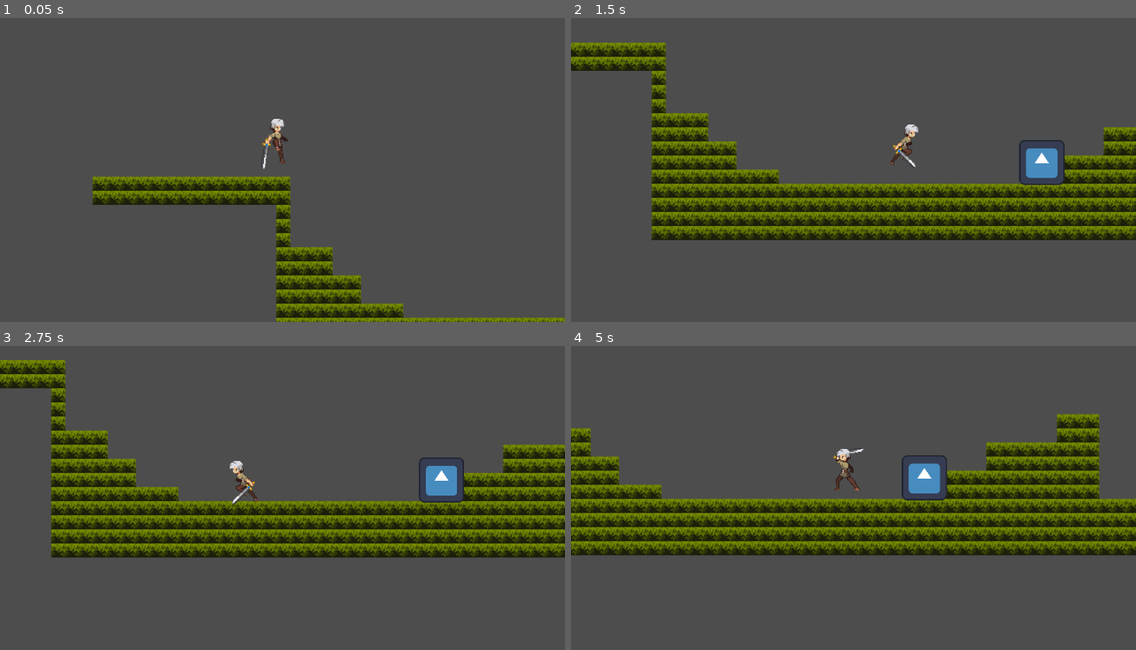
Above: before the commit, frames 1-4 (two rows, left to right).
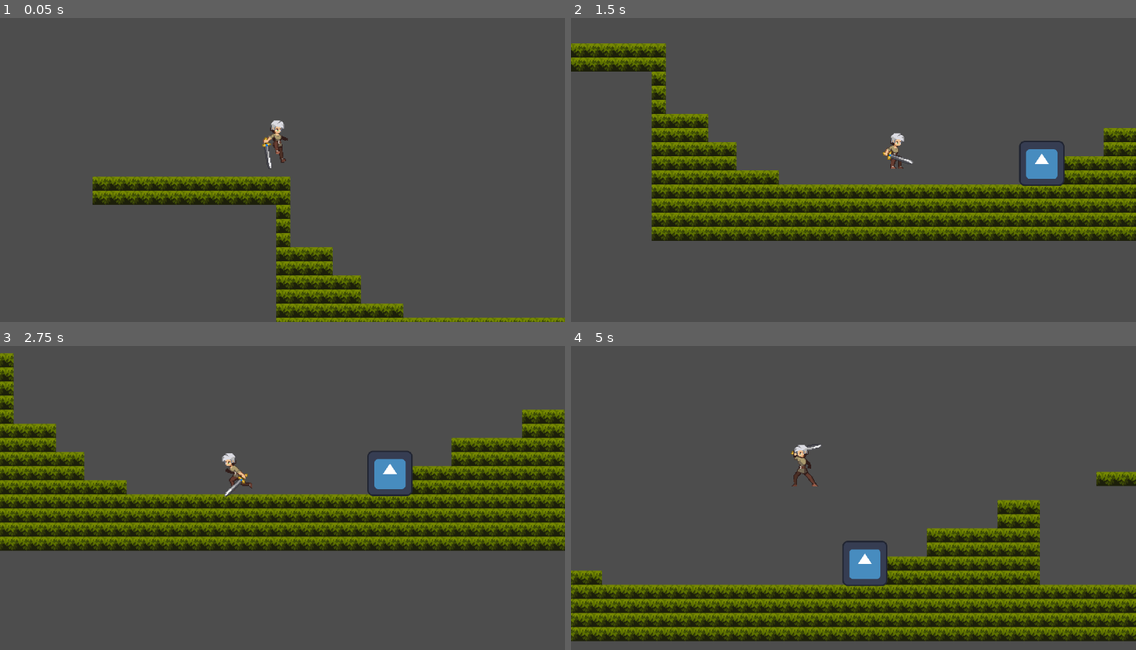
Above: after the commit, the same moments.

Repository: VescienBlake/test-project-001
Game: Godot game, scene res://scene/level.tscn
Same seed, same stepped clock (60 frames per second), same inputs: the game is played once before the commit and once after it. The engine's default icon, where the game draws it, is replaced by a stand-in: a white triangle on a blue panel in a dark square.
Inputs (mouse positions are in pixels of both pictures, inside the frame that each line leads up to):
- Up to frame 1 (0.05 s): no input
- Up to frame 2 (1.5 s): tap Enter at 0.5 s; move the mouse to (977, 148) at 0.52 s; hold Space (jump) 0.53-1.28 s; hold D (move_right) from 0.53 s (still down); click (977, 148) at 0.6 s; move the mouse to (740, 179) at 1.27 s; tap Space (jump) at 1.35 s
- Up to frame 3 (2.75 s): tap Space (jump) at 1.52, 1.82 s; click (169, 507) at 1.55 s; move the mouse to (339, 422) at 2.02 s; release D (move_right) at 2.03 s; hold A (move_left) from 2.03 s (still down); hold Space (jump) from 2.03 s (still down); click (339, 422) at 2.1 s
- Up to frame 4 (5 s): move the mouse to (825, 555) at 2.77 s; release A (move_left) at 2.78 s; release Space (jump) at 2.78 s; hold D (move_right) 2.78-4.28 s; tap Ctrl (dash) at 2.85 s; tap Space (jump) at 3.02, 3.32, 4.52, 4.82 s; click (825, 555) at 3.05 s; move the mouse to (1023, 537) at 3.52 s; hold Space (jump) 3.53-4.28 s; tap F (interact) at 3.6 s; move the mouse to (684, 443) at 4.27 s; hold A (move_left) from 4.28 s (still down); tap Enter at 4.35 s; click (684, 443) at 4.55 s

The runs differ from the first frame. In frame 1, 0.2% of the frame differs, in the area x 46-51%, y 33-50%; in frame 2, 5.8%; in frame 3, 31%; in frame 4, 48%, in the area x 0-100%, y 22-98%.

Commit message:
Jump, attack and animations tweak

Diff:
--- a/player/player.tscn
+++ b/player/player.tscn
@@ -84,10 +84,6 @@
 atlas = ExtResource("3_8t03j")
 region = Rect2(560, 0, 80, 64)
 
-[sub_resource type="AtlasTexture" id="AtlasTexture_pnw6m"]
-atlas = ExtResource("2_g1dw6")
-region = Rect2(384, 0, 64, 64)
-
 [sub_resource type="AtlasTexture" id="AtlasTexture_1so5t"]
 atlas = ExtResource("2_g1dw6")
 region = Rect2(448, 0, 64, 64)
@@ -111,14 +107,6 @@
 [sub_resource type="AtlasTexture" id="AtlasTexture_fjxoa"]
 atlas = ExtResource("2_g1dw6")
 region = Rect2(768, 0, 64, 64)
-
-[sub_resource type="AtlasTexture" id="AtlasTexture_gswnw"]
-atlas = ExtResource("2_g1dw6")
-region = Rect2(832, 0, 64, 64)
-
-[sub_resource type="AtlasTexture" id="AtlasTexture_xcnuv"]
-atlas = ExtResource("2_g1dw6")
-region = Rect2(896, 0, 64, 64)
 
 [sub_resource type="AtlasTexture" id="AtlasTexture_rkbax"]
 atlas = ExtResource("1_oul6g")
@@ -303,9 +291,6 @@
 }, {
 "frames": [{
 "duration": 1.0,
-"texture": SubResource("AtlasTexture_pnw6m")
-}, {
-"duration": 1.0,
 "texture": SubResource("AtlasTexture_1so5t")
 }, {
 "duration": 1.0,
@@ -322,12 +307,6 @@
 }, {
 "duration": 1.0,
 "texture": SubResource("AtlasTexture_fjxoa")
-}, {
-"duration": 1.0,
-"texture": SubResource("AtlasTexture_gswnw")
-}, {
-"duration": 1.0,
-"texture": SubResource("AtlasTexture_xcnuv")
 }],
 "loop": false,
 "name": &"fall",
@@ -593,7 +572,7 @@
 &"": SubResource("AnimationLibrary_tqiix")
 }
 
-[node name="CollisionShape2D" type="CollisionShape2D" parent="."]
+[node name="Hurtbox" type="CollisionShape2D" parent="."]
 position = Vector2(0, -23)
 scale = Vector2(0.759999, 2.28)
 shape = SubResource("RectangleShape2D_yllr7")
@@ -623,6 +602,7 @@
 script = ExtResource("9_hg6s5")
 character_body_2d = NodePath("../..")
 animated_sprite_2d = NodePath("../../AnimatedSprite2D")
+decelerate_on_release = 0.9
 
 [node name="Dash" type="Node" parent="StateMachine" node_paths=PackedStringArray("character_body_2d", "animated_sprite_2d")]
 script = ExtResource("11_yllr7")
--- a/player/scripts/attack_2.gd
+++ b/player/scripts/attack_2.gd
@@ -10,11 +10,19 @@
 
 
 func _on_physics_process(_delta : float) -> void:
-	pass
+	GameInputEvents.apply_gravity(character_body_2d, _delta)
+
+	if not GameInputEvents.movement_input():
+		character_body_2d.velocity.x = 0
+
+	character_body_2d.move_and_slide()
 
 
 func _on_next_transitions() -> void:
-	if character_body_2d.is_on_floor() and attacking_2 == false:
+	if GameInputEvents.attack_input() and attacking_2 == false:
+		transition.emit("Attack")
+
+	elif character_body_2d.is_on_floor() and attacking_2 == false:
 		transition.emit("Idle")
 
 	elif not character_body_2d.is_on_floor() and attacking_2 == false:
--- a/player/scripts/attack_state.gd
+++ b/player/scripts/attack_state.gd
@@ -11,7 +11,12 @@
 
 
 func _on_physics_process(_delta : float) -> void:
-	pass
+	GameInputEvents.apply_gravity(character_body_2d, _delta)
+
+	if not GameInputEvents.movement_input():
+		character_body_2d.velocity.x = 0
+
+	character_body_2d.move_and_slide()
 
 
 func _on_next_transitions() -> void:
@@ -30,11 +35,12 @@
 	animation_player.play("attack_up")
 	combo_timer()
 
+
 func _on_exit() -> void:
 	animation_player.stop()
 
 
 func combo_timer():
 	can_combo = true
-	await get_tree().create_timer(0.7).timeout
+	await get_tree().create_timer(0.5).timeout
 	can_combo = false
--- a/player/scripts/jump_state.gd
+++ b/player/scripts/jump_state.gd
@@ -1,8 +1,8 @@
 extends NodeState
+
 
 @export var character_body_2d: CharacterBody2D
 @export var animated_sprite_2d: AnimatedSprite2D
-
 @export var jump_force = 300.0
 @export var acceleration = 300.0
 @export var jump_amount = 1
@@ -18,18 +18,18 @@
 func _on_physics_process(_delta : float) -> void:
 	GameInputEvents.apply_gravity(character_body_2d, _delta)
 
+	var direction: float = GameInputEvents.movement_input()
+	character_body_2d.velocity.x = direction * acceleration
+
+	jump_buffer = max(jump_buffer - _delta, 0.0)
+
 	# Variable jump
-	if Input.is_action_just_released("jump") and character_body_2d.velocity.y < 0:
+	if not Input.is_action_pressed("jump") and character_body_2d.velocity.y < 0:
 		character_body_2d.velocity.y *= decelerate_on_release
 
 	# Jump
 	if character_body_2d.is_on_floor():
 		character_body_2d.velocity.y = -jump_force
-
-	jump_buffer = max(jump_buffer - _delta, 0.0)
-
-	var direction: float = GameInputEvents.movement_input()
-	character_body_2d.velocity.x = direction * acceleration
 
 	# Flips sprite
 	if direction:
@@ -39,24 +39,22 @@
 	if GameInputEvents.jump_input():
 		jump_buffer = jump_buffer_duration
 	if character_body_2d.is_on_floor() and jump_buffer > 0.0:
-		#animated_sprite_2d.play("jump")
+		animated_sprite_2d.stop()
 		character_body_2d.velocity.y = -jump_force
+		animated_sprite_2d.play("jump")
 		jump_buffer = 0.0
 
-	 # Double jump
-	#elif GameInputEvents.jump_input():
-		#if jump_amount > 0 and not character_body_2d.is_on_floor():
-			#character_body_2d.velocity.y = -jump_force
-			#jump_amount -= 1
+	# Double jump
+	elif GameInputEvents.jump_input() and jump_amount > 0 and not character_body_2d.is_on_floor():
+		animated_sprite_2d.stop()
+		character_body_2d.velocity.y = -jump_force
+		animated_sprite_2d.play("jump")
+		jump_amount -= 1
 
 	character_body_2d.move_and_slide()
 
 
 func _on_next_transitions() -> void:
-	# Fall state
-	#if jump_amount == 0:
-		#transition.emit("Fall")
-
 	# Idle state
 	if character_body_2d.is_on_floor() and jump_buffer == 0.0:
 		transition.emit("Idle")
@@ -73,8 +71,7 @@
 func _on_enter() -> void:
 	jump_amount = 1
 	character_body_2d.velocity.y = -jump_force
-	#jump_amount -= 1
-	#animated_sprite_2d.play("jump")
+	animated_sprite_2d.play("jump")
 
 
 func _on_exit() -> void:
Not shown: 1 places in player/player.tscn that only renumber resources
